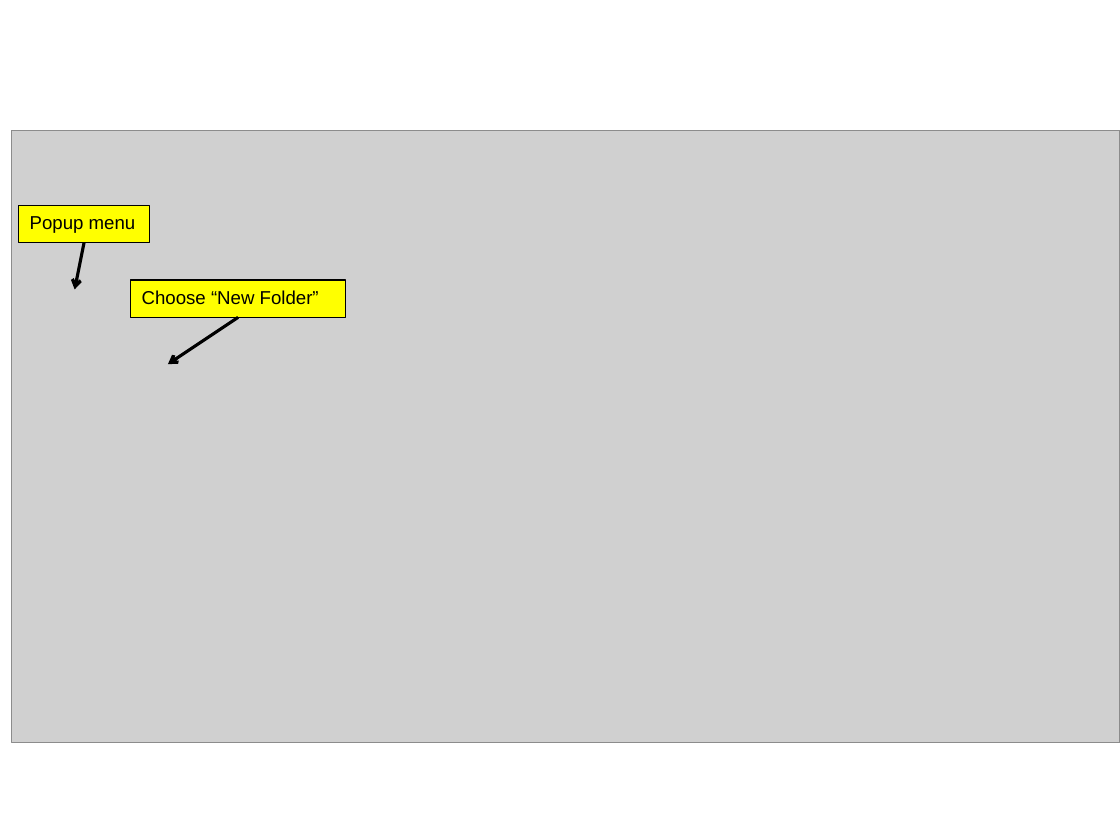
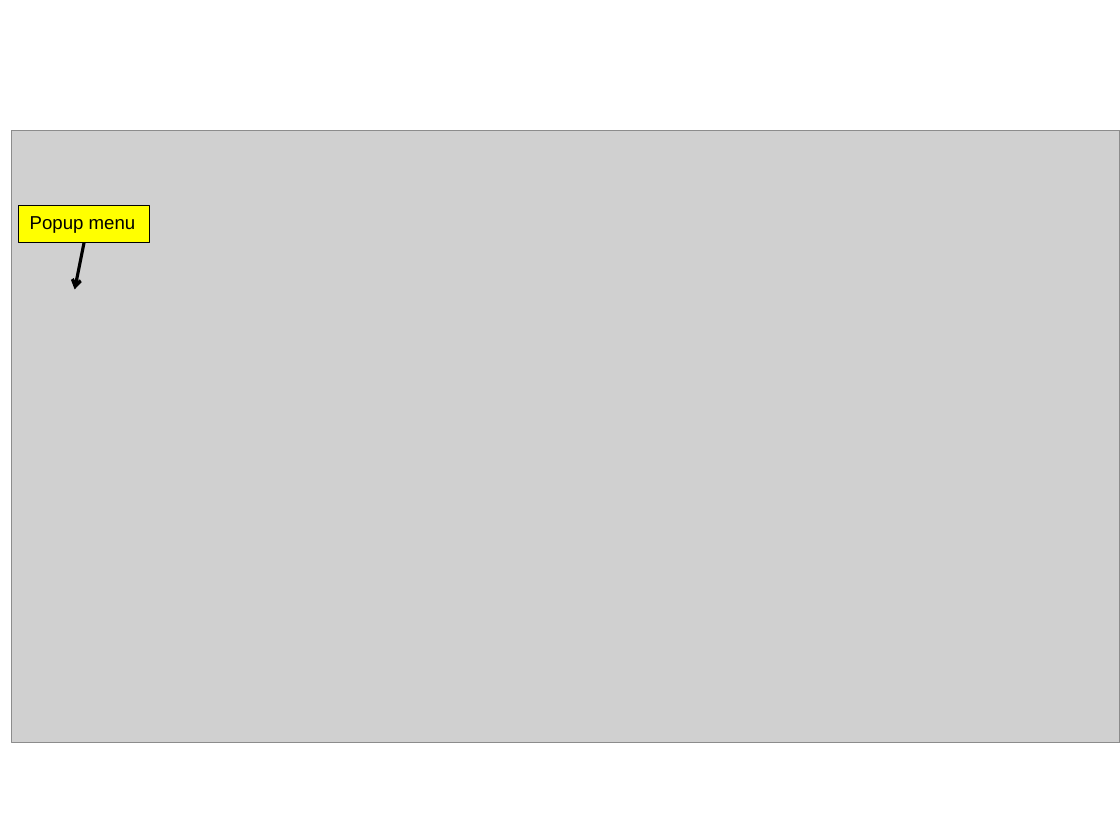
Before and after one commit to ScottWales/ramadda, a slide deck: slide 3 of src/org/ramadda/plugins/userguide/htdocs/userguide/overview.ppt (slide 2 before the commit). Drawn at 1120x840 pixels with LibreOffice and Linux fonts; fonts in the diff are those of the drawing; grey boxes stand for pictures. Boxes give left, top, right and bottom in pixels: in the first picture for what was removed or moved away, otherwise in the second. Text is boxed around its words. In the diff, an @@ line names an element or a change of style, - is before the commit and + after.

```diff
--- a/src/org/ramadda/plugins/userguide/htdocs/userguide/overview.ppt
+++ b/src/org/ramadda/plugins/userguide/htdocs/userguide/overview.ppt
@@ rectangle removed at (131,280,346,317) @@
-Choose “New Folder”
@@ arrow removed from (239, 317) to (168, 364) @@
```
Also in this commit, not shown: 1 slide added, 4 other files.
